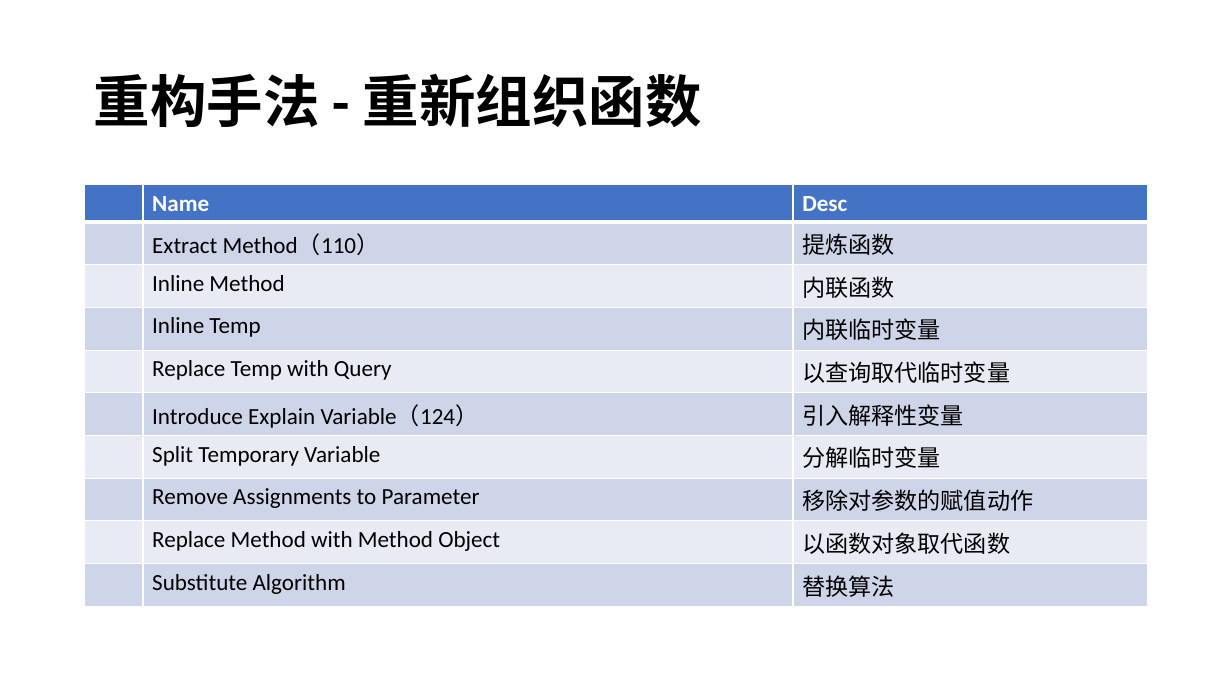
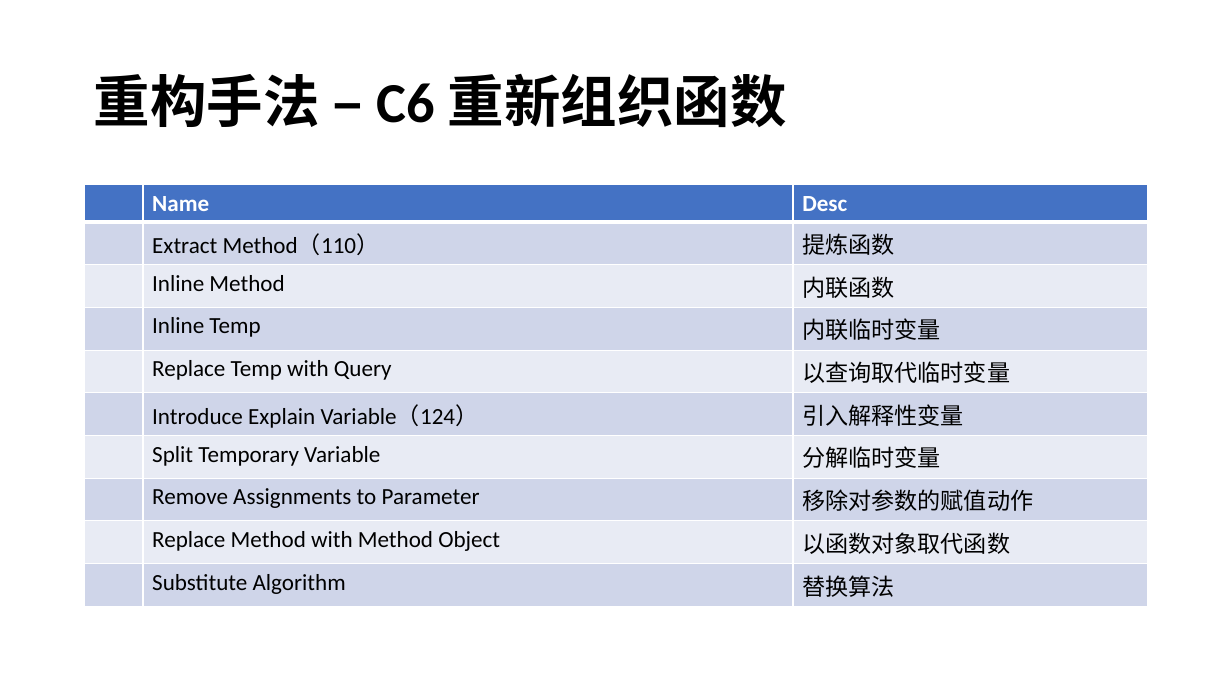
Before and after one commit to YingVickyCao/YingVickyCao.github.io, a slide deck: slide 17 of books/refactoring_improve_the_design_of_existing_code/Refactoring.pptx (slide 10 before the commit). Drawn at 1232x693 pixels with LibreOffice and Linux fonts; fonts in the diff are those of the drawing. Boxes give left, top, right and bottom in pixels: in the first picture for what was removed or moved away, otherwise in the second. Text is boxed around its words. In the diff, an @@ line names an element or a change of style, - is before the commit and + after.

```diff
--- a/books/refactoring_improve_the_design_of_existing_code/Refactoring.pptx
+++ b/books/refactoring_improve_the_design_of_existing_code/Refactoring.pptx
@@ title at [94,74,787,127]: text changed @@
-重构手法 - 重新组织函数
+重构手法 – C6 重新组织函数
```
Also in this commit, not shown: 6 other slides changed, 8 slides added, 1 slide removed, 1 other file.
